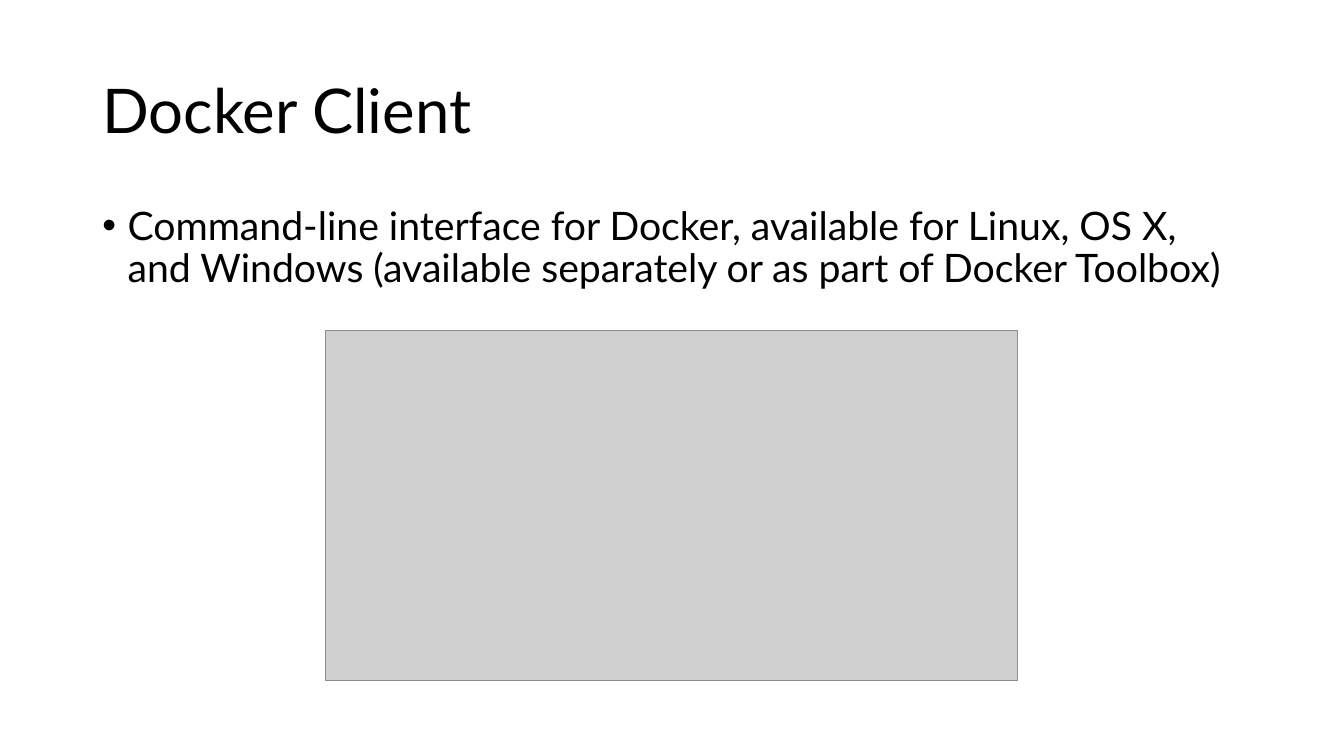
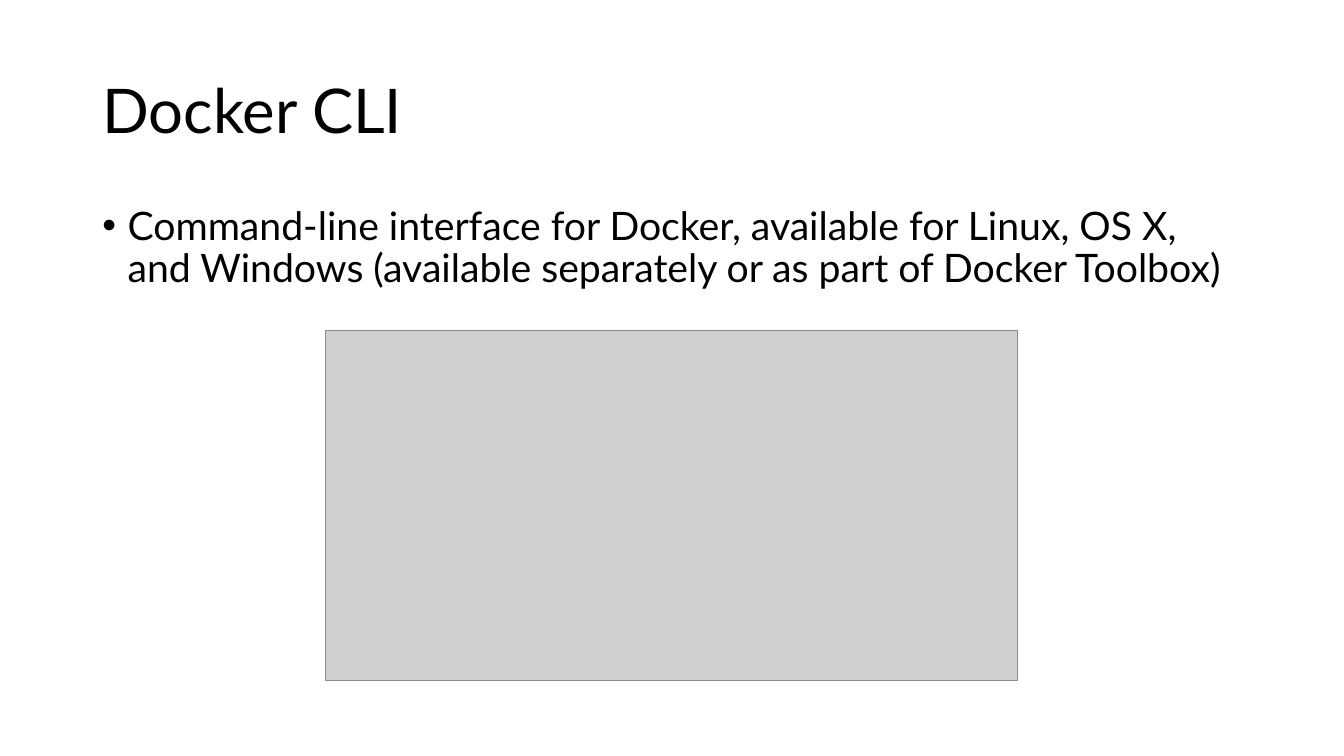
Before and after one commit to microsoft/AcademicContent, a slide deck: slide 11 of Workshop/6. HPC/HPC and Azure Container Service.pptx (slide 12 before the commit). Drawn at 1344x756 pixels with LibreOffice and Linux fonts; fonts in the diff are those of the drawing; grey boxes stand for pictures. Boxes give left, top, right and bottom in pixels: in the first picture for what was removed or moved away, otherwise in the second. Text is boxed around its words. In the diff, an @@ line names an element or a change of style, - is before the commit and + after.

```diff
--- a/Workshop/6. HPC/HPC and Azure Container Service.pptx
+++ b/Workshop/6. HPC/HPC and Azure Container Service.pptx
@@ title at <box>102,87,402,134</box>: text changed @@
-Docker Client
+Docker CLI
```
Also in this commit, not shown: 2 other slides changed, 4 slides added.
